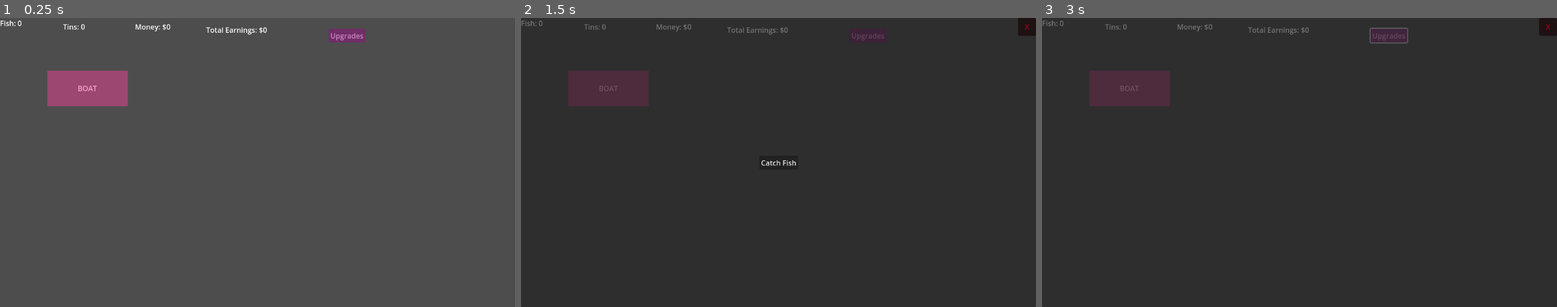
Above: before the commit, frames 1-3 (left to right).
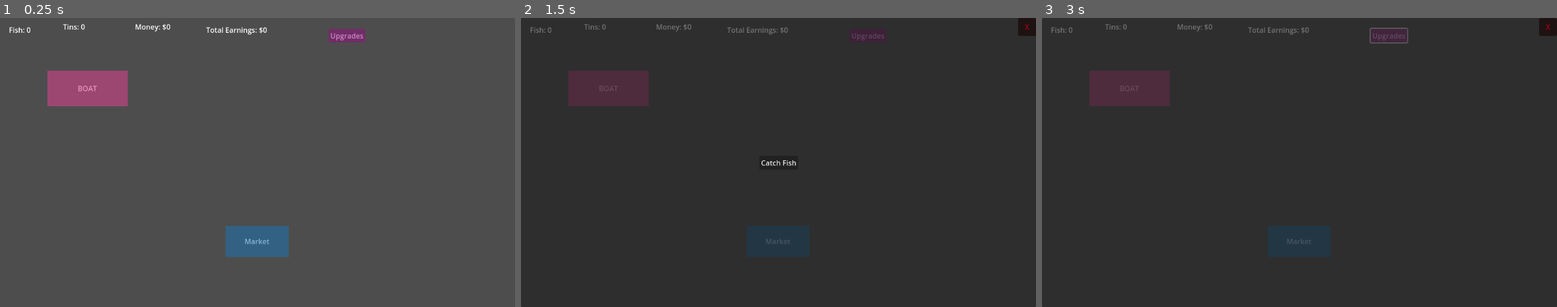
Above: after the commit, the same moments.

Repository: link108/abyssal-idle
Game: Godot game, scene res://main.tscn
Same seed, same stepped clock (60 frames per second), same inputs: the game is played once before the commit and once after it.
Inputs (mouse positions are in pixels of both pictures, inside the frame that each line leads up to):
- Up to frame 1 (0.25 s): no input
- Up to frame 2 (1.5 s): click "BOAT" at 0.5 s; click (778, 240) at 1.25 s, where only the run after the commit has a clickable "Market"
- Up to frame 3 (3 s): click "X" at 2 s; click "Upgrades" at 2.75 s

The runs differ from the first frame. In frame 1, 1.4% of the frame differs, in the area x 0-57%, y 0-83%; in frame 2, 0.1%; in frame 3, 0.1%.

Commit message:
added market

Diff:
--- a/cannery_screen.gd
+++ b/cannery_screen.gd
@@ -10,12 +10,9 @@
 func _process(delta: float) -> void:
     pass
 
-
-
 func _on_close_button_close_requested() -> void:
     get_parent().get_node("Dimmer").hide()
     hide()
 
-
 func _on_make_tin_button_pressed() -> void:
     make_tin_requested.emit()
--- a/main.gd
+++ b/main.gd
@@ -1,9 +1,6 @@
 extends Control
 
-var fish_count: int = 0
-var tin_count: int = 0
-var money: int = 0
-const FISH_PRICE := 2
+
 const SELL_INTERVAL := 1.0  # seconds
 
 @onready var fishing_screen := $ModalLayer/FishingScreen
@@ -24,14 +21,12 @@
     cannery_screen.make_tin_requested.connect(_on_make_tin_requested)
     upgrade_screen.unlock_cannery_requested.connect(_on_unlock_cannery_requested)
     GameState.cannery_unlocked.connect(_on_cannery_unlocked)
-    _update_fish_label()
     var sell_timer := Timer.new()
     sell_timer.wait_time = SELL_INTERVAL
     sell_timer.autostart = true
     sell_timer.timeout.connect(_on_sell_tick)
     add_child(sell_timer)
     cannery_button.visible = GameState.is_cannery_unlocked
-
     _update_hud()
 
 func _on_sell_tick() -> void:
@@ -43,55 +38,36 @@
     money_label.text = "Money: $%d" % GameState.money
     lifetime_earnings_label.text = "Total Earnings: $%d" % GameState.lifetime_money_earned
 
-func _sell_fish() -> void:
-    if fish_count > 0:
-        fish_count -= 1
-        money += FISH_PRICE
-        fish_label.text = "Fish: %d" % fish_count
-        $MoneyLabel.text = "Money: $%d" % money
-
 # Called every frame. 'delta' is the elapsed time since the previous frame.
 func _process(delta: float) -> void:
     pass
 
 func _on_fish_caught(amount: int) -> void:
-    #fish_count += amount
-    print("HERE")
     GameState.catch_fish(amount)
-    #_update_fish_label()
-
-func _on_make_tin_requested() -> void:
-    if fish_count >= 1:
-        fish_count -= 1
-        tin_count += 1
-        _update_labels()
 
 func _on_unlock_cannery_requested() -> void:
-    GameState.purchase_unlock_cannery()
+    GameState.purchase_unlocked_cannery()
 
 func _on_cannery_unlocked() -> void:
     cannery_button.show()
+
+func _on_make_tin_requested() -> void:
+    GameState.make_tin()
 
 func _on_boat_button_pressed() -> void:
     print("Boat clicked")
     $ModalLayer/Dimmer.show()
     $ModalLayer/FishingScreen.show()
 
-func _update_labels() -> void:
-    _update_fish_label()
-    _update_tin_label()
-
-func _update_fish_label() -> void:
-    fish_label.text = "Fish: %d" % fish_count
-
-func _update_tin_label() -> void:
-    tin_label.text = "Tins: %d" % tin_count
-
 func _on_cannery_button_pressed() -> void:
     $ModalLayer/Dimmer.show()
     $ModalLayer/CanneryScreen.show()
 
-
 func _on_upgrade_button_pressed() -> void:
     $ModalLayer/Dimmer.show()
     $ModalLayer/UpgradeScreen.show()
+
+
+func _on_market_button_pressed() -> void:
+    $ModalLayer/Dimmer.show()
+    $ModalLayer/MarketScreen.show()
--- a/main.tscn
+++ b/main.tscn
@@ -1,9 +1,10 @@
-[gd_scene load_steps=5 format=3 uid="uid://dfp7shhr7k6y7"]
+[gd_scene load_steps=6 format=3 uid="uid://dfp7shhr7k6y7"]
 
 [ext_resource type="Script" uid="uid://b6v8aehavifo6" path="res://main.gd" id="1_ig7tw"]
 [ext_resource type="PackedScene" uid="uid://dmwgj1chql5js" path="res://fishing_screen.tscn" id="2_0xm2m"]
 [ext_resource type="PackedScene" uid="uid://cslnphk10k46d" path="res://cannery_screen.tscn" id="3_h2yge"]
 [ext_resource type="PackedScene" uid="uid://bklywcol1l173" path="res://upgrade_screen.tscn" id="4_1bvp3"]
+[ext_resource type="PackedScene" uid="uid://cuycoalmdivpd" path="res://market_screen.tscn" id="5_lquwl"]
 
 [node name="Main" type="Control"]
 layout_mode = 3
@@ -30,18 +31,8 @@
 offset_right = 286.0
 offset_bottom = 198.0
 focus_mode = 0
+text = "BOAT"
 flat = true
-
-[node name="BoatLabel" type="Label" parent="BoatButton"]
-layout_mode = 1
-anchors_preset = 15
-anchor_right = 1.0
-anchor_bottom = 1.0
-grow_horizontal = 2
-grow_vertical = 2
-text = "BOAT"
-horizontal_alignment = 1
-vertical_alignment = 1
 
 [node name="bg" type="ColorRect" parent="BoatButton"]
 modulate = Color(0.93882304, 0.25400537, 0.5964142, 0.49019608)
@@ -55,10 +46,10 @@
 
 [node name="CanneryButton" type="Button" parent="."]
 layout_mode = 0
-offset_left = 802.0
-offset_top = 225.0
-offset_right = 862.0
-offset_bottom = 425.0
+offset_left = 848.0
+offset_top = 233.0
+offset_right = 921.0
+offset_bottom = 433.0
 text = "Cannery"
 
 [node name="bg" type="ColorRect" parent="CanneryButton"]
@@ -90,6 +81,24 @@
 mouse_filter = 2
 color = Color(0.7372549, 0.17254902, 0.64705884, 0.4745098)
 
+[node name="MarketButton" type="Button" parent="."]
+layout_mode = 0
+offset_left = 505.0
+offset_top = 466.0
+offset_right = 646.0
+offset_bottom = 536.0
+text = "Market"
+
+[node name="ColorRect" type="ColorRect" parent="MarketButton"]
+layout_mode = 1
+anchors_preset = 15
+anchor_right = 1.0
+anchor_bottom = 1.0
+grow_horizontal = 2
+grow_vertical = 2
+mouse_filter = 2
+color = Color(0.21568628, 0.5686275, 0.827451, 0.5137255)
+
 [node name="ModalLayer" type="CanvasLayer" parent="."]
 
 [node name="Dimmer" type="ColorRect" parent="ModalLayer"]
@@ -111,10 +120,15 @@
 [node name="UpgradeScreen" parent="ModalLayer" instance=ExtResource("4_1bvp3")]
 visible = false
 
+[node name="MarketScreen" parent="ModalLayer" instance=ExtResource("5_lquwl")]
+visible = false
+
 [node name="FishLabel" type="Label" parent="."]
 layout_mode = 1
-offset_right = 49.0
-offset_bottom = 23.0
+offset_left = 20.0
+offset_top = 15.0
+offset_right = 69.0
+offset_bottom = 38.0
 text = "Fish: 0"
 
 [node name="MoneyLabel" type="Label" parent="."]
@@ -144,3 +158,4 @@
 [connection signal="pressed" from="BoatButton" to="." method="_on_boat_button_pressed"]
 [connection signal="pressed" from="CanneryButton" to="." method="_on_cannery_button_pressed"]
 [connection signal="pressed" from="UpgradeButton" to="." method="_on_upgrade_button_pressed"]
+[connection signal="pressed" from="MarketButton" to="." method="_on_market_button_pressed"]
--- /dev/null
+++ b/market_screen.gd
@@ -0,0 +1,38 @@
+extends PanelContainer
+
+@export var red_style: StyleBoxFlat
+@export var green_style: StyleBoxFlat
+@onready var buttons := [$Control/SellFishButton, $Control/SellTinsButton]
+
+func _ready() -> void:
+    for b in buttons:
+          b.toggled.connect(_on_any_toggled)
+    _refresh_styles()
+
+func _on_any_toggled(_pressed: bool) -> void:
+    _refresh_styles()
+
+func _refresh_styles() -> void:
+    for b in buttons:
+        var style := green_style if b.button_pressed else red_style
+        b.add_theme_stylebox_override("normal", style)
+        b.add_theme_stylebox_override("hover", style)
+        b.add_theme_stylebox_override("pressed", style)
+        b.add_theme_stylebox_override("hover_pressed", style)
+
+# Called every frame. 'delta' is the elapsed time since the previous frame.
+func _process(delta: float) -> void:
+    pass
+
+
+func _on_close_button_pressed() -> void:
+    get_parent().get_node("Dimmer").hide()
+    hide()
+
+
+func _on_sell_fish_button_pressed() -> void:
+    GameState.set_sell_mode(GameState.SellMode.FISH)
+
+
+func _on_sell_tins_button_pressed() -> void:
+    GameState.set_sell_mode(GameState.SellMode.TINS)
--- /dev/null
+++ b/market_screen.tscn
@@ -0,0 +1,52 @@
+[gd_scene load_steps=6 format=3 uid="uid://cuycoalmdivpd"]
+
+[ext_resource type="Script" uid="uid://by05ycqgenspy" path="res://market_screen.gd" id="1_yt0j7"]
+[ext_resource type="PackedScene" uid="uid://c0c5uueyrmmcq" path="res://scenes/ui/close_button.tscn" id="2_7fa8d"]
+[ext_resource type="StyleBox" uid="uid://e0qv2iqvjwn" path="res://scenes/ui/button_color_normal.tres" id="3_4idej"]
+[ext_resource type="ButtonGroup" uid="uid://dlyf4rrsi7gse" path="res://scenes/ui/market-sell-button-group.tres" id="3_7fa8d"]
+[ext_resource type="StyleBox" uid="uid://dr88dhdndumkx" path="res://scenes/ui/button_color_pressed.tres" id="4_s7xmv"]
+
+[node name="MarketScreen" type="PanelContainer"]
+anchors_preset = 15
+anchor_right = 1.0
+anchor_bottom = 1.0
+grow_horizontal = 2
+grow_vertical = 2
+script = ExtResource("1_yt0j7")
+red_style = ExtResource("3_4idej")
+green_style = ExtResource("4_s7xmv")
+
+[node name="Control" type="Control" parent="."]
+layout_mode = 2
+
+[node name="CloseButton" parent="Control" instance=ExtResource("2_7fa8d")]
+layout_mode = 1
+offset_left = -40.0
+offset_top = 0.0
+offset_right = 0.0
+offset_bottom = 40.0
+
+[node name="SellFishButton" type="Button" parent="Control"]
+layout_mode = 0
+offset_left = 191.0
+offset_top = 218.0
+offset_right = 348.0
+offset_bottom = 300.0
+toggle_mode = true
+button_pressed = true
+button_group = ExtResource("3_7fa8d")
+text = "Sell Fish"
+
+[node name="SellTinsButton" type="Button" parent="Control"]
+layout_mode = 0
+offset_left = 464.0
+offset_top = 222.0
+offset_right = 614.0
+offset_bottom = 296.0
+toggle_mode = true
+button_group = ExtResource("3_7fa8d")
+text = "Sell Tins"
+
+[connection signal="pressed" from="Control/CloseButton" to="." method="_on_close_button_pressed"]
+[connection signal="pressed" from="Control/SellFishButton" to="." method="_on_sell_fish_button_pressed"]
+[connection signal="pressed" from="Control/SellTinsButton" to="." method="_on_sell_tins_button_pressed"]
--- /dev/null
+++ b/scenes/ui/button_color_normal.tres
@@ -0,0 +1,4 @@
+[gd_resource type="StyleBoxFlat" format=3 uid="uid://e0qv2iqvjwn"]
+
+[resource]
+bg_color = Color(0.86343604, 5.318448e-06, 7.70092e-07, 1)
--- /dev/null
+++ b/scenes/ui/button_color_pressed.tres
@@ -0,0 +1,4 @@
+[gd_resource type="StyleBoxFlat" format=3 uid="uid://dr88dhdndumkx"]
+
+[resource]
+bg_color = Color(0, 0.6627277, 1.540184e-06, 1)
--- /dev/null
+++ b/scenes/ui/market-sell-button-group.tres
@@ -0,0 +1,3 @@
+[gd_resource type="ButtonGroup" format=3 uid="uid://dlyf4rrsi7gse"]
+
+[resource]
--- a/scripts/game_state.gd
+++ b/scripts/game_state.gd
@@ -53,11 +53,17 @@
         SellMode.FISH:
             if fish_count > 0:
                 fish_count -= 1
-                _add_money(2)
+                _add_money(20)
         SellMode.TINS:
             if tin_count > 0:
                 tin_count -= 1
                 _add_money(10)
+    changed.emit()
+
+func set_sell_mode(mode: SellMode) -> void:
+    if sell_mode == mode:
+        return
+    sell_mode = mode
     changed.emit()
 
 #########
Not shown, added: market_screen.gd.uid
